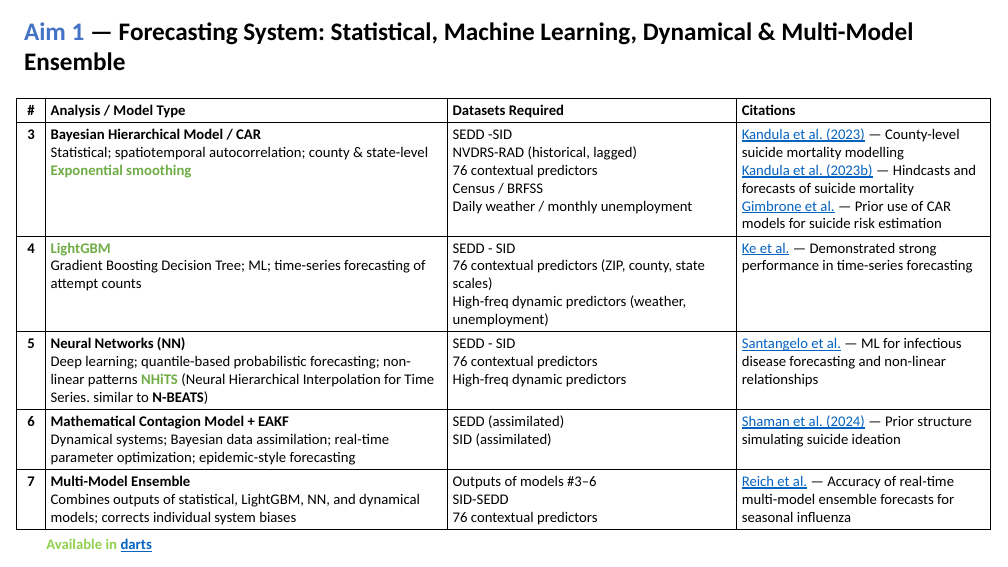
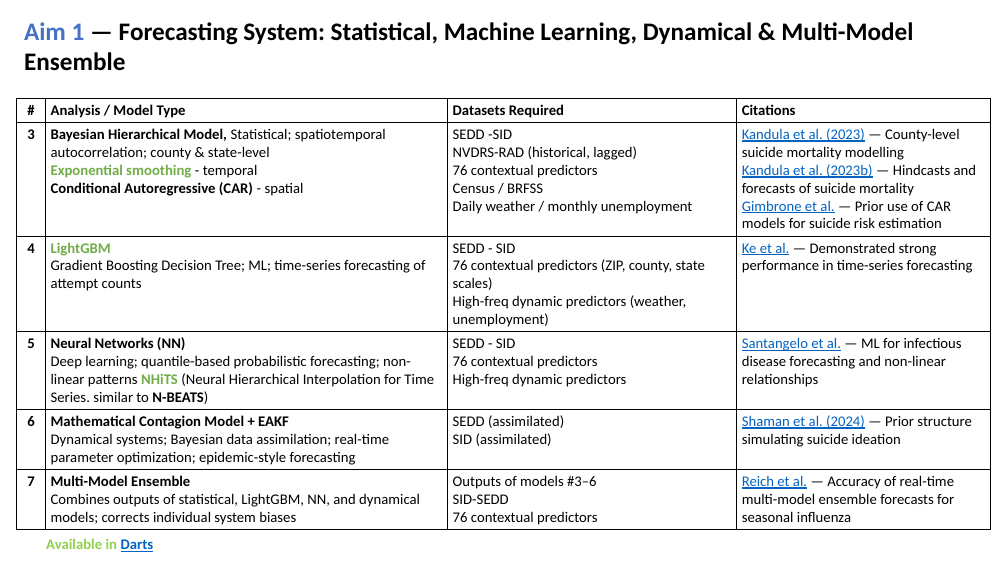
Before and after one commit to MatteoPS/suicide_forecasting, a slide deck: slide 5 of docs/Suicide_forcasting_note_slides.pptx. Drawn at 1008x567 pixels with LibreOffice and Linux fonts; fonts in the diff are those of the drawing. Boxes give left, top, right and bottom in pixels: in the first picture for what was removed or moved away, otherwise in the second. Text is boxed around its words. In the diff, an @@ line names an element or a change of style, - is before the commit and + after.

```diff
--- a/docs/Suicide_forcasting_note_slides.pptx
+++ b/docs/Suicide_forcasting_note_slides.pptx
@@ table at (x1=17, y1=98, x2=991, y2=529) @@
-row 2, column 2: Bayesian Hierarchical Model / CAR / Statistical; spatiotemporal autocorrelation; county & state-level Exponential smoothing
+row 2, column 2: Bayesian Hierarchical Model, Statistical; spatiotemporal autocorrelation; county & state-level Exponential smoothing - temporal Conditional Autoregressive (CAR) - spatial
@@ text at (x1=46, y1=538, x2=154, y2=552): text changed @@
-Available in darts
+Available in Darts
```
Also in this commit, not shown: 1 other slide changed, 1 other file.
